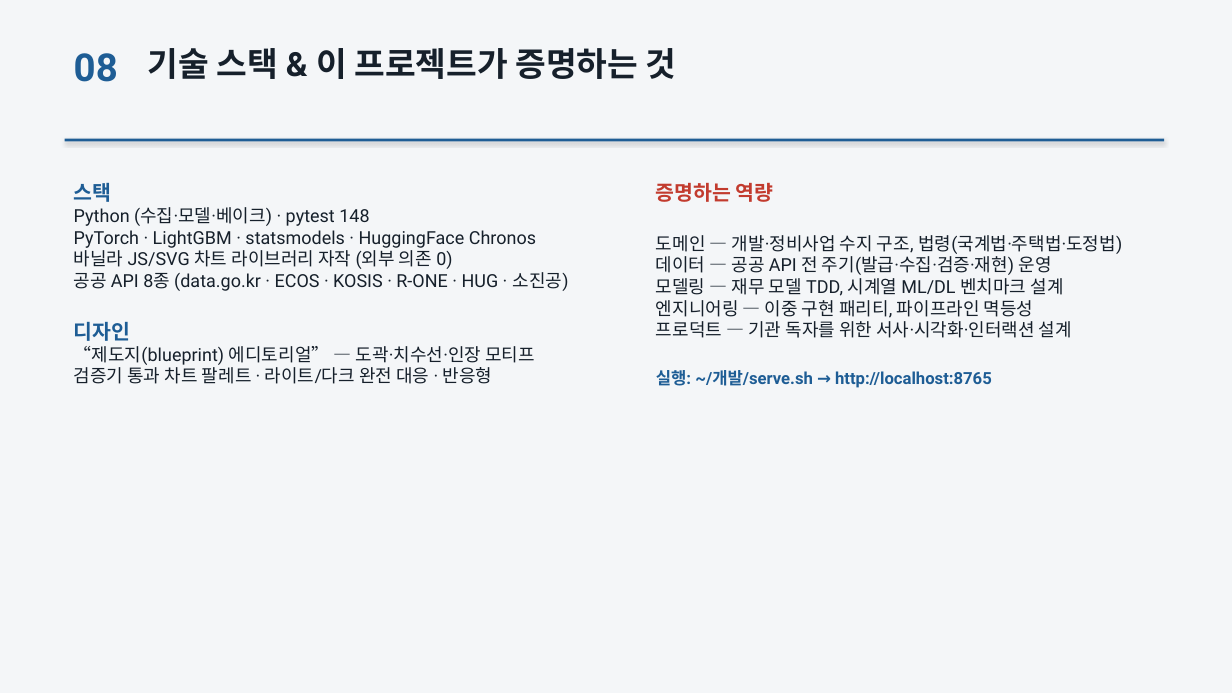
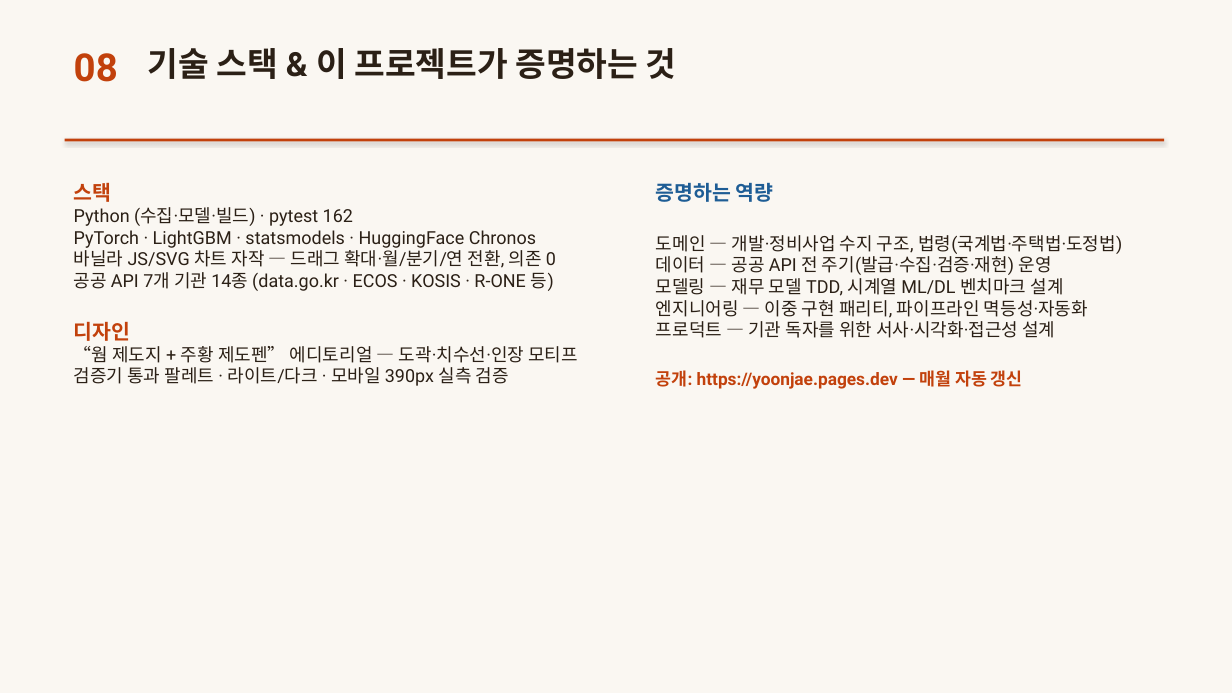
Before and after one commit to yooooonjae/suji, a slide deck: slide 9 of 포트폴리오/수지_부동산수지분석_포트폴리오.pptx. Drawn at 1232x693 pixels with LibreOffice and Linux fonts; fonts in the diff are those of the drawing. Boxes give left, top, right and bottom in pixels: in the first picture for what was removed or moved away, otherwise in the second. Text is boxed around its words. In the diff, an @@ line names an element or a change of style, - is before the commit and + after.

Commit message:
docs: 포트폴리오 PPT v2 — 주황 브랜드·162테스트·14종·수익형·검증체계·서울25구 반영

```diff
--- a/포트폴리오/수지_부동산수지분석_포트폴리오.pptx
+++ b/포트폴리오/수지_부동산수지분석_포트폴리오.pptx
@@ background #F4F6F8 to #FAF7F2 @@
@@ text "08" at box(74, 53, 118, 82): text colour #1E5D95 to #C2410C @@
@@ text "기술 스택 & 이 프로젝트가 ..." at box(148, 48, 677, 79): text colour #16202B to #2B2016 @@
@@ rectangle at box(65, 139, 1165, 141): fill #1E5D95 to #C2410C @@
@@ text at box(74, 207, 353, 226): text changed; text colour #16202B to #2B2016 @@
-Python (수집·모델·베이크) · pytest 148
+Python (수집·모델·빌드) · pytest 162
@@ text at box(74, 182, 536, 248): text colour #1E5D95 to #C2410C in "스택", "디자인"; text colour #16202B to #2B2016 in "PyTorch · LightGBM · statsmodels · HuggingFace ..." @@
@@ text at box(656, 182, 1122, 296): text colour #C23B2E to #1E5D95 in "증명하는 역량"; text colour #16202B to #2B2016 in "도메인 — 개발·정비사업 수지 구조, 법령(국계법·주택법·도정법)", "데이터 — 공공 API 전 주기(발급·수집·검증·재현) 운영", "모델링 — 재무 모델 TDD, 시계열 ML/DL ..." @@
@@ text at box(74, 247, 556, 291): text changed; text colour #16202B to #2B2016 @@
-바닐라 JS/SVG 차트 라이브러리 자작 (외부 의존 0)
-공공 API 8종 (data.go.kr · ECOS · KOSIS · R-ONE · HUG · 소진공)
+바닐라 JS/SVG 차트 자작 — 드래그 확대·월/분기/연 전환, 의존 0
+공공 API 7개 기관 14종 (data.go.kr · ECOS · KOSIS · R-ONE 등)
@@ text at box(656, 300, 1088, 389): text changed; text colour #16202B to #2B2016 @@
-엔지니어링 — 이중 구현 패리티, 파이프라인 멱등성
-프로덕트 — 기관 독자를 위한 서사·시각화·인터랙션 설계
-실행: ~/개발/serve.sh → http://localhost:8765
+엔지니어링 — 이중 구현 패리티, 파이프라인 멱등성·자동화
+프로덕트 — 기관 독자를 위한 서사·시각화·접근성 설계
+공개: https://yoonjae.pages.dev — 매월 자동 갱신
@@ text at box(74, 346, 578, 386): text changed; text colour #16202B to #2B2016 @@
-“제도지(blueprint) 에디토리얼” — 도곽·치수선·인장 모티프
-검증기 통과 차트 팔레트 · 라이트/다크 완전 대응 · 반응형
+“웜 제도지 + 주황 제도펜” 에디토리얼 — 도곽·치수선·인장 모티프
+검증기 통과 팔레트 · 라이트/다크 · 모바일 390px 실측 검증
```
Also in this commit, not shown: 8 other slides changed, 6 other files.
